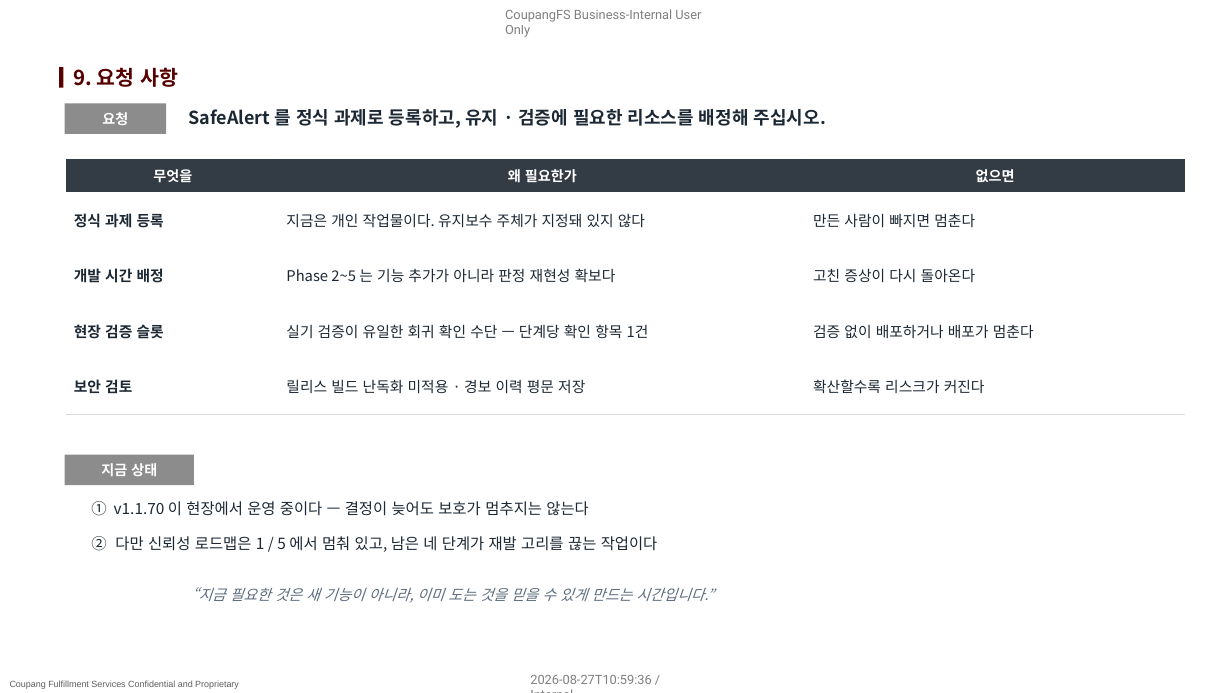
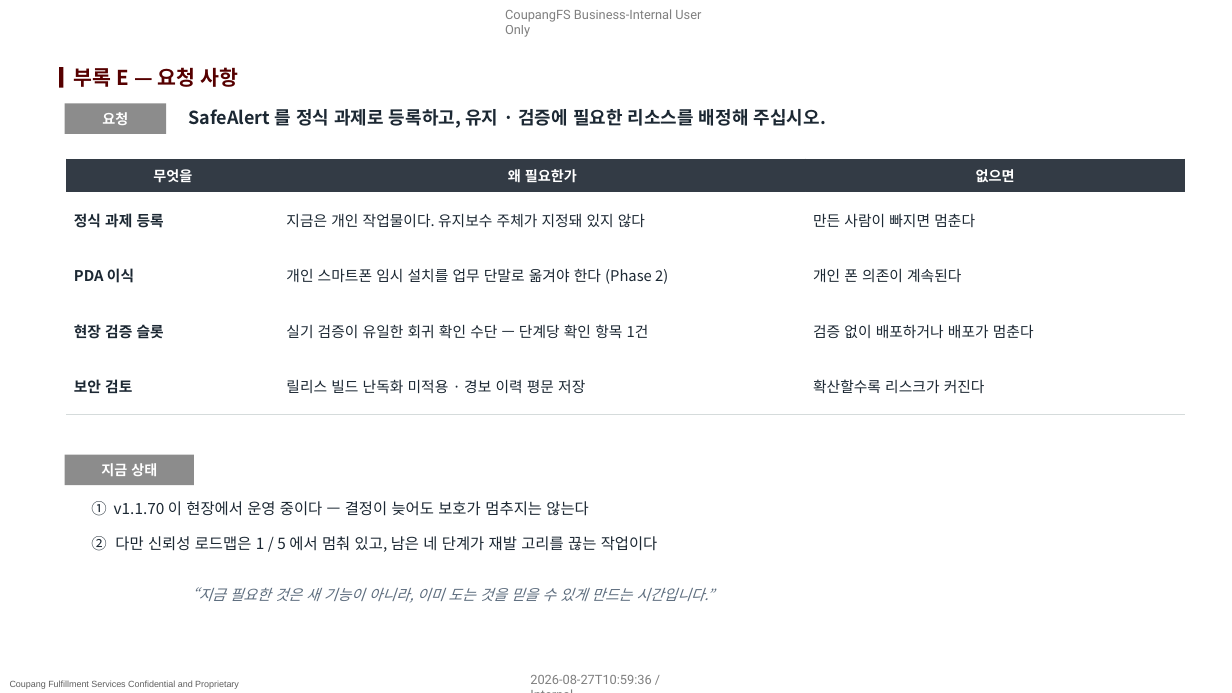
Before and after one commit to pslymzero-cyber/SafeAlert, a slide deck: slide 14 of docs/presentation/company_form/SafeAlert_보고_2026.08.pptx (slide 12 before the commit). Drawn at 1232x693 pixels with LibreOffice and Linux fonts; fonts in the diff are those of the drawing; background and template pictures are left out. Boxes give left, top, right and bottom in pixels: in the first picture for what was removed or moved away, otherwise in the second. Text is boxed around its words. In the diff, an @@ line names an element or a change of style, - is before the commit and + after.

```diff
--- a/docs/presentation/company_form/SafeAlert_보고_2026.08.pptx
+++ b/docs/presentation/company_form/SafeAlert_보고_2026.08.pptx
@@ title at bbox=[74, 67, 239, 87]: text changed @@
-9. 요청 사항
+부록 E — 요청 사항
@@ table at bbox=[67, 159, 1185, 414] @@
-row 3: 개발 시간 배정 | Phase 2~5 는 기능 추가가 아니라 판정 재현성 확보다 | 고친 증상이 다시 돌아온다
+row 3: PDA 이식 | 개인 스마트폰 임시 설치를 업무 단말로 옮겨야 한다 (Phase 2) | 개인 폰 의존이 계속된다
```
Also in this commit, not shown: 10 other slides changed, 2 slides added, 1 slide removed, 2 other files.
